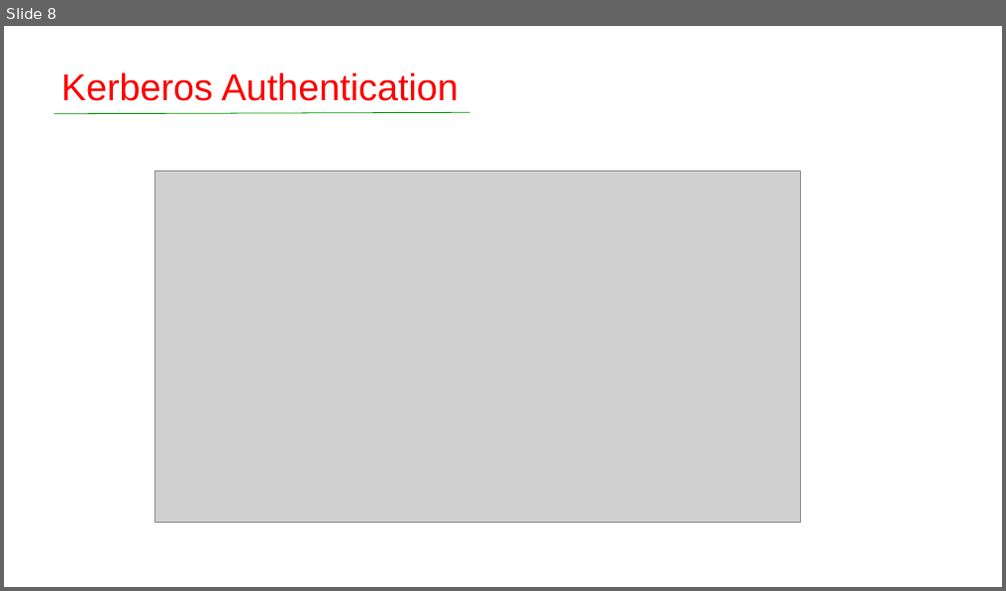
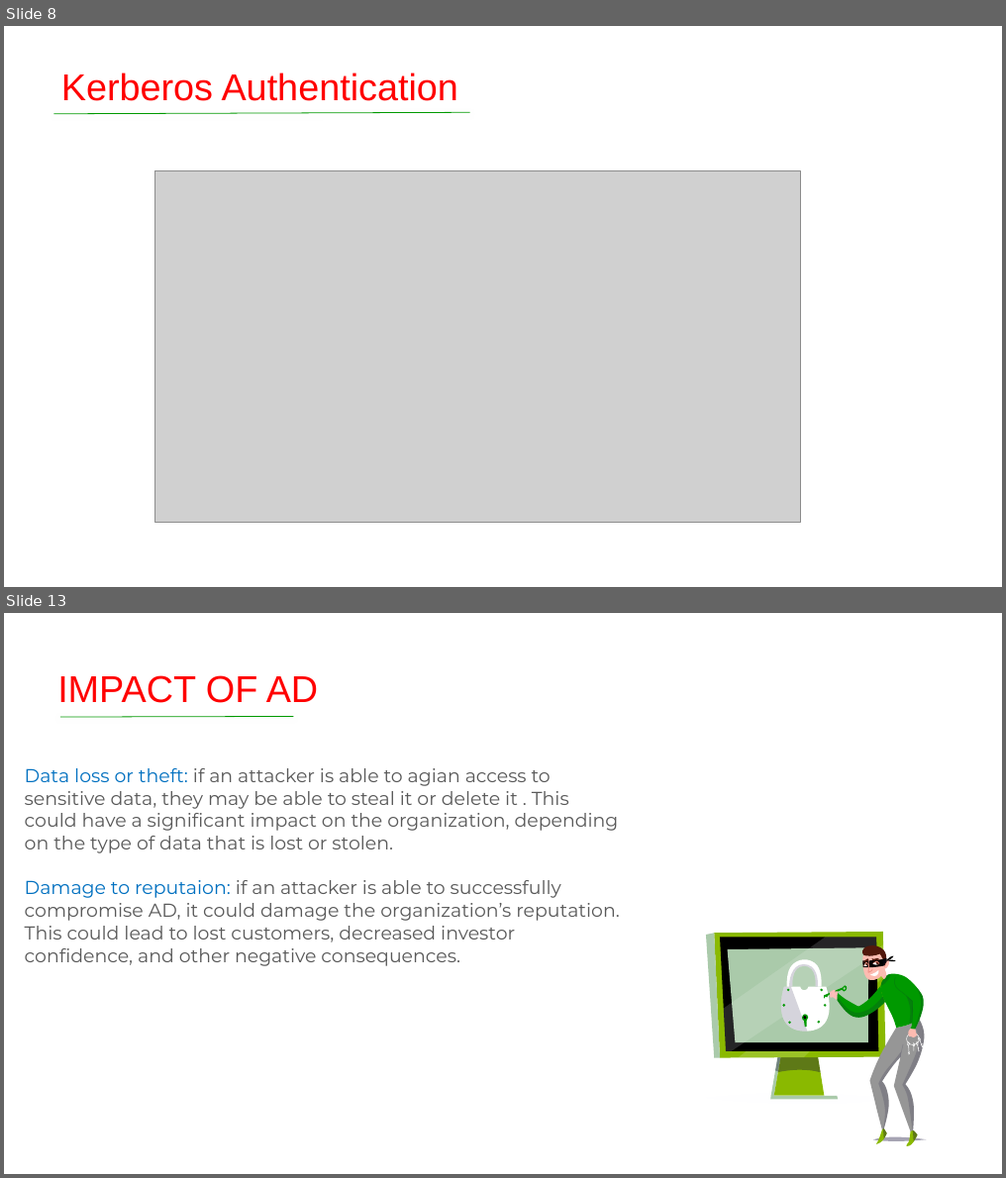
Before and after one commit to theUnixe/Active-Directory, a slide deck: Active Directory And Its Security Testing.pptx. Shown one above the other, each under a label of ours: slide 8 before the commit, slides 8 and 13 after it; the slides between them are not shown. The pictures are 1006x591 and 1006x1178 pixels, drawn with LibreOffice and Linux fonts; fonts in the diff are those of the drawing; grey boxes stand for pictures; background and template pictures are left out. Boxes give left, top, right and bottom in pixels: in the first picture for what was removed or moved away, otherwise in the second. Text is boxed around its words. In the diff, an @@ line names an element or a change of style, - is before the commit and + after.

Commit message:
adding new pptx

```diff
--- a/Active Directory And Its Security Testing.pptx
+++ b/Active Directory And Its Security Testing.pptx
@@ slide 13 added at (4,613,1002,1174), background picture (left out) @@
@@ title added at (57,675,318,703), 36 pt, text #FF0000 @@
+IMPACT OF AD
@@ line added from (60, 717) to (294, 716), #009900 0.75 pt @@
@@ text added at (25,768,619,966), 18 pt, text #595959 @@
+Data loss or theft: if an attacker is able to agian access to sensitive data, they may be able to steal it or delete it . This could have a significant impact on the organization, depending on the type of data that is lost or stolen.
+Damage to reputaion: if an attacker is able to successfully compromise AD, it could damage the organization’s reputation. This could lead to lost customers, decreased investor confidence, and other negative consequences.
@@ group added at (706,932,927,1147): 82 freeform shapes @@
```
Also in this commit, not shown: 6 other slides added, 1 slide removed.
